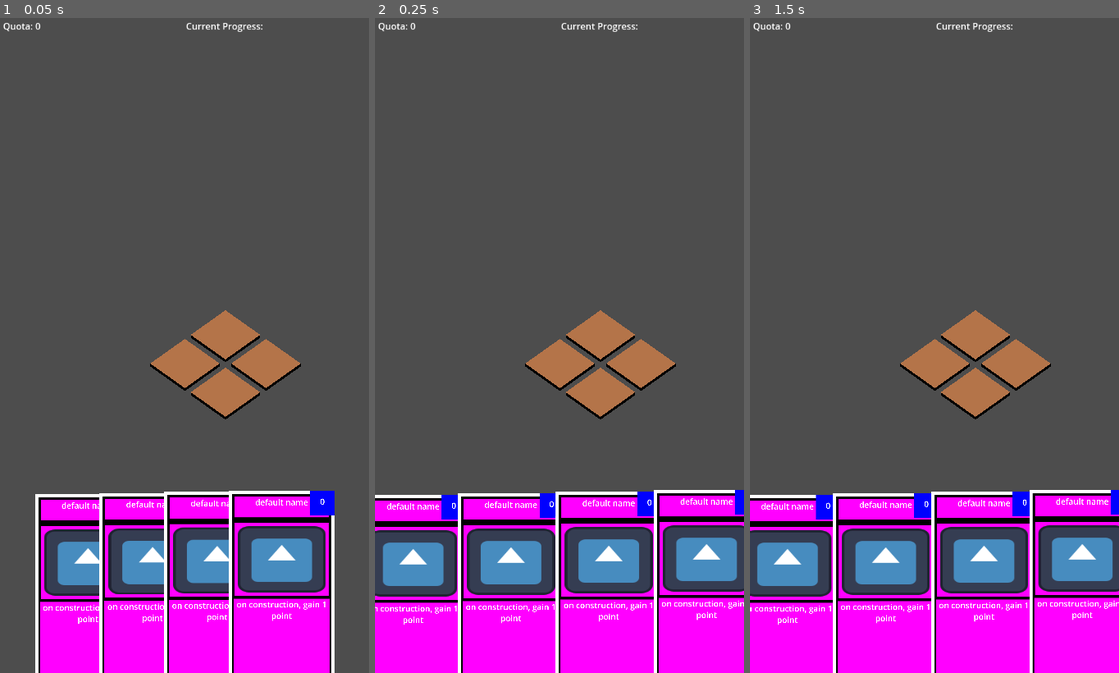
Above: before the commit, frames 1-3 (left to right).
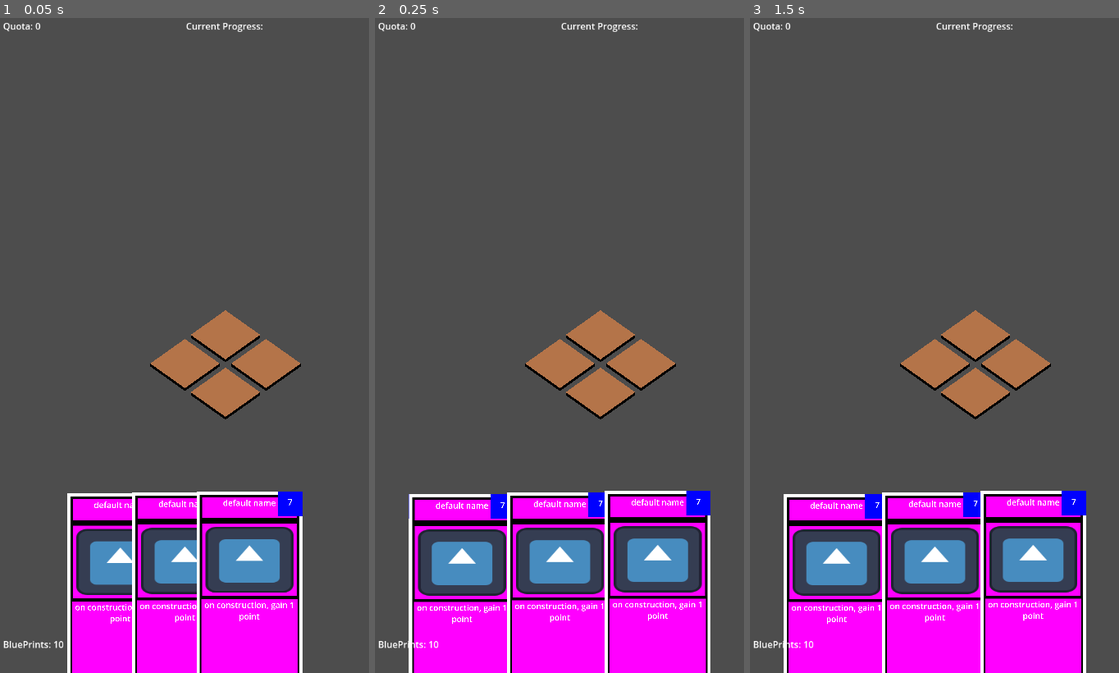
Above: after the commit, the same moments.

Repository: MannyFluss/AlienArchitect
Game: Godot game, scene res://main.tscn
The game is run twice, just before and just after one commit, with the same random seed, the same clock (stepped at 60 frames per second) and the same inputs. The engine's default icon, where the game draws it, is replaced by a stand-in: a white triangle on a blue panel in a dark square.
Inputs (mouse positions are in pixels of both pictures, inside the frame that each line leads up to):
- Up to frame 1 (0.05 s): no input
- Up to frame 2 (0.25 s): no input
- Up to frame 3 (1.5 s): move the mouse to (1015, 312) at 0.52 s; press the mouse at (1015, 312) at 0.53 s; tap Enter at 1.25 s; move the mouse to (860, 378) at 1.27 s; release the mouse at (860, 378) at 1.28 s; click (860, 378) at 1.35 s

The runs differ from the first frame. In frame 1, 11% of the frame differs, in the area x 0-91%, y 72-100%; in frame 2, 14%; in frame 3, 14%, in the area x 0-100%, y 72-100%.

Commit message:
cards cost stuff

Diff:
--- a/Prefabs/AbstractBuilding/AbstractBuilding.gd
+++ b/Prefabs/AbstractBuilding/AbstractBuilding.gd
@@ -18,6 +18,8 @@
 		var to_add : Node3D = myResource.Model.instantiate()
 		$Models.add_child(to_add)
 
+	loadModulePackage(myResource.myModules)
+
 
 func placeMe(newParent:Node3D)->void:
 	position=Vector3.ZERO
@@ -27,6 +29,9 @@
 
 
 func loadModulePackage(moduleContainer : BuildingModuleContainer)->void:
+	if moduleContainer==null:
+		push_error("no modules configured for building "+ str(self))
+		return
 	for module : BuildingModuleResource in moduleContainer.buildingModules:
 		loadModule(module)
 
@@ -40,11 +45,12 @@
 		push_warning(str(path)+" does not exist. aborting")
 		return
 	#attempt to create the module
-	var newModule:BuildingModule = load(path).instatiate() as BuildingModule
+	var newModule:BuildingModule = load(path).instantiate() as BuildingModule
 	#invalid scene type loaded
 	if newModule==null:
 		push_warning(str(path)+" is not of type BuildingModule. Aborting")
 		return
+	newModule.registerBuilding(self,options)
 	$Modules.add_child(newModule)
 
 
--- a/Prefabs/AbstractBuilding/BuildingModule.gd
+++ b/Prefabs/AbstractBuilding/BuildingModule.gd
@@ -13,4 +13,4 @@
 	myBuilding = _myBuilding
 	for key:String in opts.keys():
 		if myOptions.has(key):
-			myOptions[key] = myOptions[key]
+			myOptions[key] = opts[key]
--- a/Prefabs/Buildings/DefaultBuilding/DefaultBuilding.tscn
+++ b/Prefabs/Buildings/DefaultBuilding/DefaultBuilding.tscn
@@ -1,15 +1,17 @@
-[gd_scene load_steps=5 format=3 uid="uid://bn5a5cek0cgqp"]
+[gd_scene load_steps=6 format=3 uid="uid://bn5a5cek0cgqp"]
 
 [ext_resource type="PackedScene" uid="uid://dyil3yiwnphow" path="res://Prefabs/AbstractBuilding/AbstractBuilding.tscn" id="1_lmcaj"]
 [ext_resource type="Script" path="res://Scripts/BuildingResource.gd" id="2_mb8lu"]
 [ext_resource type="PackedScene" uid="uid://d0ml1b3sof4po" path="res://Temp/Building.tscn" id="2_yc0k2"]
+[ext_resource type="Resource" uid="uid://bej72hplsdjf8" path="res://Prefabs/Buildings/DefaultBuilding/DefaultBuildingModuleContainer.tres" id="3_8r6nn"]
 
 [sub_resource type="Resource" id="Resource_2jesa"]
 script = ExtResource("2_mb8lu")
 name = "default name"
 description = "on construction, gain 1 point"
-bluePrintCost = 0
+bluePrintCost = 7
 Model = ExtResource("2_yc0k2")
+myModules = ExtResource("3_8r6nn")
 
 [node name="DefaultBuilding" instance=ExtResource("1_lmcaj")]
 myResource = SubResource("Resource_2jesa")
--- a/Prefabs/Buildings/DefaultBuilding/DefaultBuildingModuleContainer.tres
+++ b/Prefabs/Buildings/DefaultBuilding/DefaultBuildingModuleContainer.tres
@@ -1,7 +1,8 @@
-[gd_resource type="Resource" script_class="BuildingModuleContainer" load_steps=2 format=3 uid="uid://bej72hplsdjf8"]
+[gd_resource type="Resource" script_class="BuildingModuleContainer" load_steps=3 format=3 uid="uid://bej72hplsdjf8"]
 
+[ext_resource type="Resource" uid="uid://dv5s2vtabo7jp" path="res://Prefabs/Buildings/DefaultBuilding/test.tres" id="1_eoi4v"]
 [ext_resource type="Script" path="res://Scripts/BuildingModuleContainer.gd" id="1_si31h"]
 
 [resource]
 script = ExtResource("1_si31h")
-buildingModules = Array[Resource("res://Scripts/BuildingModuleResource.gd")]([])
+buildingModules = Array[Resource("res://Scripts/BuildingModuleResource.gd")]([ExtResource("1_eoi4v")])
--- /dev/null
+++ b/Prefabs/Buildings/DefaultBuilding/test.tres
@@ -0,0 +1,10 @@
+[gd_resource type="Resource" script_class="BuildingModuleResource" load_steps=2 format=3 uid="uid://dv5s2vtabo7jp"]
+
+[ext_resource type="Script" path="res://Scripts/BuildingModuleResource.gd" id="1_3fw5k"]
+
+[resource]
+script = ExtResource("1_3fw5k")
+moduleName = "OnPlacePoints"
+options = {
+"money": 3
+}
--- a/Prefabs/Card/Card.gd
+++ b/Prefabs/Card/Card.gd
@@ -15,14 +15,16 @@
 @export
 var myBuildingScene : PackedScene
 
+var myBuildingInformation : BuildingResource
 
 func _ready() -> void:
 	var myBuildingInstance : Building = myBuildingScene.instantiate() as Building
 	if myBuildingInstance is Building:
 		setCardGraphics(myBuildingInstance.myResource)
+		myBuildingInformation = myBuildingInstance.myResource.duplicate(true)
 		myBuildingInstance.queue_free()
 	else:
-		push_error("myBuildingScene is not set properly.")
+		assert(false,"myBuildingScene is not set properly.")
 	#$CanvasLayer/CardGraphics/SubViewportContainer/SubViewport/Control/ColorRect.color = Color(randf(),randf(),randf())
 	#$CanvasLayer/CardGraphics/SubViewportContainer/SubViewport/Control/ColorRect/ColorRect.color = Color(randf(),randf(),randf())
 
@@ -39,6 +41,8 @@
 
 func ableToBePlayed(_tile : Tile, _gameState : GameState)->bool:
 	if _tile.hasBuilding()==true: return false
+	if GameState!=null:
+		return _gameState.checkCardPlayability(myBuildingInformation)
 	#add game state stuff here, basically take away money
 	return true
 
@@ -46,6 +50,7 @@
 	#place building, update game state
 	var myBuildingInstance : Building = myBuildingScene.instantiate() as Building
 	_tile.placeBuilding(myBuildingInstance)
+
 	pass
 
 func highlight()->void:
--- a/Prefabs/LevelUI/LevelUI.gd
+++ b/Prefabs/LevelUI/LevelUI.gd
@@ -11,11 +11,15 @@
 func updateQuotaLabel(quotaAmount:int)->void:
 	%QuotaLabel.text = "Quota: "+str(quotaAmount)
 
+func updateBluePrintLabel(amount:int)->void:
+	%BlueprintLabel.text = "BluePrints: "+str(amount)
+
 func _on_game_state_new_municipality_score(amount: int) -> void:
 	updateMunicipalityPoints(amount)
-	pass # Replace with function body.
-
 
 func _on_game_state_quota_set(amount: int) -> void:
 	updateQuotaLabel(amount)
+
+func _on_game_state_blue_print_count_set(amount: int) -> void:
+	updateBluePrintLabel(amount)
 	pass # Replace with function body.
--- a/Prefabs/LevelUI/LevelUI.tscn
+++ b/Prefabs/LevelUI/LevelUI.tscn
@@ -15,7 +15,7 @@
 grow_vertical = 2
 mouse_filter = 2
 
-[node name="MarginContainer" type="MarginContainer" parent="Control"]
+[node name="TopContainer" type="MarginContainer" parent="Control"]
 layout_mode = 1
 anchors_preset = 10
 anchor_right = 1.0
@@ -25,19 +25,39 @@
 theme_override_constants/margin_right = 4
 theme_override_constants/margin_bottom = 4
 
-[node name="HBoxContainer" type="HBoxContainer" parent="Control/MarginContainer"]
+[node name="HBoxContainer" type="HBoxContainer" parent="Control/TopContainer"]
 layout_mode = 2
 
-[node name="QuotaLabel" type="RichTextLabel" parent="Control/MarginContainer/HBoxContainer"]
+[node name="QuotaLabel" type="RichTextLabel" parent="Control/TopContainer/HBoxContainer"]
 unique_name_in_owner = true
 layout_mode = 2
 size_flags_horizontal = 3
 text = "Quota: 100"
 fit_content = true
 
-[node name="CurrentProgressLabel" type="RichTextLabel" parent="Control/MarginContainer/HBoxContainer"]
+[node name="CurrentProgressLabel" type="RichTextLabel" parent="Control/TopContainer/HBoxContainer"]
 unique_name_in_owner = true
 layout_mode = 2
 size_flags_horizontal = 3
 text = "Current Progress: "
 fit_content = true
+
+[node name="MarginContainer" type="MarginContainer" parent="Control"]
+layout_mode = 1
+anchors_preset = 2
+anchor_top = 1.0
+anchor_bottom = 1.0
+offset_top = -101.0
+offset_right = 134.0
+grow_vertical = 0
+theme_override_constants/margin_left = 4
+theme_override_constants/margin_top = 4
+theme_override_constants/margin_right = 4
+theme_override_constants/margin_bottom = 4
+
+[node name="BlueprintLabel" type="RichTextLabel" parent="Control/MarginContainer"]
+unique_name_in_owner = true
+layout_mode = 2
+size_flags_vertical = 4
+text = "BluePrints: "
+fit_content = true
--- a/Prefabs/Tiles/Tile.gd
+++ b/Prefabs/Tiles/Tile.gd
@@ -6,14 +6,6 @@
 
 var myCoordinates : Vector2
 
-
-func _ready() -> void:
-	pass # Replace with function body.
-
-
-# Called every frame. 'delta' is the elapsed time since the previous frame.
-func _process(delta: float) -> void:
-	pass
 
 func placeTile(location : Vector2, offset := 2.0, _board : Board=null)->void:
 
--- a/Scripts/BuildingModuleResource.gd
+++ b/Scripts/BuildingModuleResource.gd
@@ -1,6 +1,6 @@
 extends Resource
 class_name BuildingModuleResource
-
+@export
 var moduleName:String="Test"
-
+@export
 var options : Dictionary = {}
--- a/Scripts/GameState.gd
+++ b/Scripts/GameState.gd
@@ -8,6 +8,7 @@
 
 signal quotaSet(amount:int)
 signal newMunicipalityScore(amount:int)
+signal bluePrintCountSet(amount:int)
 
 
 @export
@@ -17,19 +18,20 @@
 
 var currentMunicipalityScore:int=0
 
-
-
-
 var levelCompleteFlag := false
 
 func _ready() -> void:
 	GameStateUtility.connect("generatedScore",onGeneratedScore)
+	connect("cardPlayed",onCardPlayed)
+
 	emit_signal("quotaSet",quota)
+	emit_signal("bluePrintCountSet",bluePrintCount)
 
 
 
-func onGeneratedScore(amount:int,building:Building)->void:
+func onGeneratedScore(amount:int,_building:Building)->void:
 	increaseScore(amount)
+
 
 func increaseScore(amount:int)->void:
 	currentMunicipalityScore += amount
@@ -37,3 +39,18 @@
 	if currentMunicipalityScore >= quota && levelCompleteFlag==false:
 		levelCompleteFlag=true
 		emit_signal("levelCompleted")
+
+func checkCardPlayability(cardInformation:BuildingResource)->bool:
+	if cardInformation.bluePrintCost <= bluePrintCount: return true
+	return false
+
+
+
+func cardPlayedUpdate(cardInformation:BuildingResource)->void:
+	bluePrintCount -= cardInformation.bluePrintCost
+	emit_signal("bluePrintCountSet",bluePrintCount)
+
+	pass
+
+func onCardPlayed(_card:Card)->void:
+	cardPlayedUpdate(_card.myBuildingInformation)
--- a/components/BuildingModules/OnPlacePoints/OnPlacePoints.gd
+++ b/components/BuildingModules/OnPlacePoints/OnPlacePoints.gd
@@ -3,7 +3,6 @@
 
 
 func _ready()->void:
-	myOptions["money"] = 1
 	myBuilding.connect("buildingPlaced",OnBuildingPlaced)
 
 func OnBuildingPlaced()->void:
--- a/components/BuildingModules/OnPlacePoints/OnPlacePoints.tscn
+++ b/components/BuildingModules/OnPlacePoints/OnPlacePoints.tscn
@@ -4,3 +4,6 @@
 
 [node name="OnPlacePoints" type="Node3D"]
 script = ExtResource("1_5mhp8")
+myOptions = {
+"money": 1
+}
--- a/main.tscn
+++ b/main.tscn
@@ -1,8 +1,7 @@
-[gd_scene load_steps=7 format=3 uid="uid://dxhmnt6o3jvqy"]
+[gd_scene load_steps=6 format=3 uid="uid://dxhmnt6o3jvqy"]
 
 [ext_resource type="PackedScene" uid="uid://bqmmvuexkrbkr" path="res://Prefabs/Board/Board.tscn" id="1_nqvc6"]
 [ext_resource type="PackedScene" uid="uid://dmi76x3hc2fqj" path="res://Prefabs/PlayerController/PlayerController.tscn" id="2_5tk2g"]
-[ext_resource type="PackedScene" uid="uid://b5yxhsujeibu3" path="res://Prefabs/Card/Card.tscn" id="3_8q6uc"]
 [ext_resource type="Script" path="res://Scripts/GameState.gd" id="4_pnmwi"]
 [ext_resource type="PackedScene" uid="uid://n8elk0lcudtf" path="res://Prefabs/Deck/Deck.tscn" id="5_ajpj8"]
 [ext_resource type="PackedScene" uid="uid://ct6gri3mghmjo" path="res://Prefabs/LevelUI/LevelUI.tscn" id="5_po281"]
@@ -23,9 +22,6 @@
 [node name="Spacer" parent="PlayerController/PlayerHand" index="0"]
 spacing = Vector3(6, 0.1, 0.1)
 
-[node name="Card" parent="PlayerController/PlayerHand/Spacer" index="0" instance=ExtResource("3_8q6uc")]
-transform = Transform3D(1, 0, 0, 0, 1, 0, 0, 0, 1, -1.4013e-45, -1.4013e-45, -1.4013e-45)
-
 [node name="GameState" type="Node" parent="."]
 script = ExtResource("4_pnmwi")
 
@@ -35,6 +31,7 @@
 
 [node name="LevelUI" parent="." instance=ExtResource("5_po281")]
 
+[connection signal="bluePrintCountSet" from="GameState" to="LevelUI" method="_on_game_state_blue_print_count_set"]
 [connection signal="newMunicipalityScore" from="GameState" to="LevelUI" method="_on_game_state_new_municipality_score"]
 [connection signal="quotaSet" from="GameState" to="LevelUI" method="_on_game_state_quota_set"]
 
